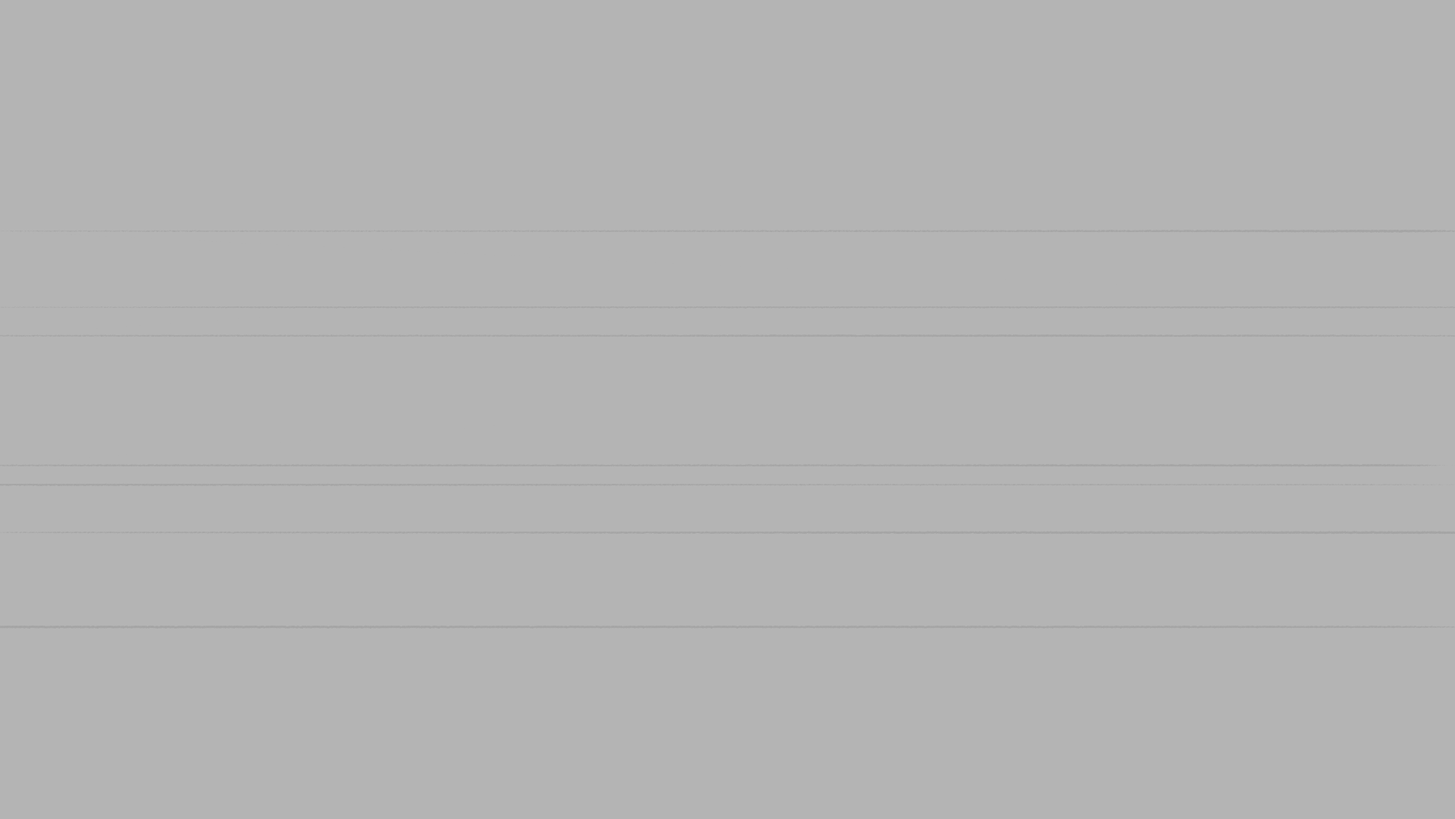
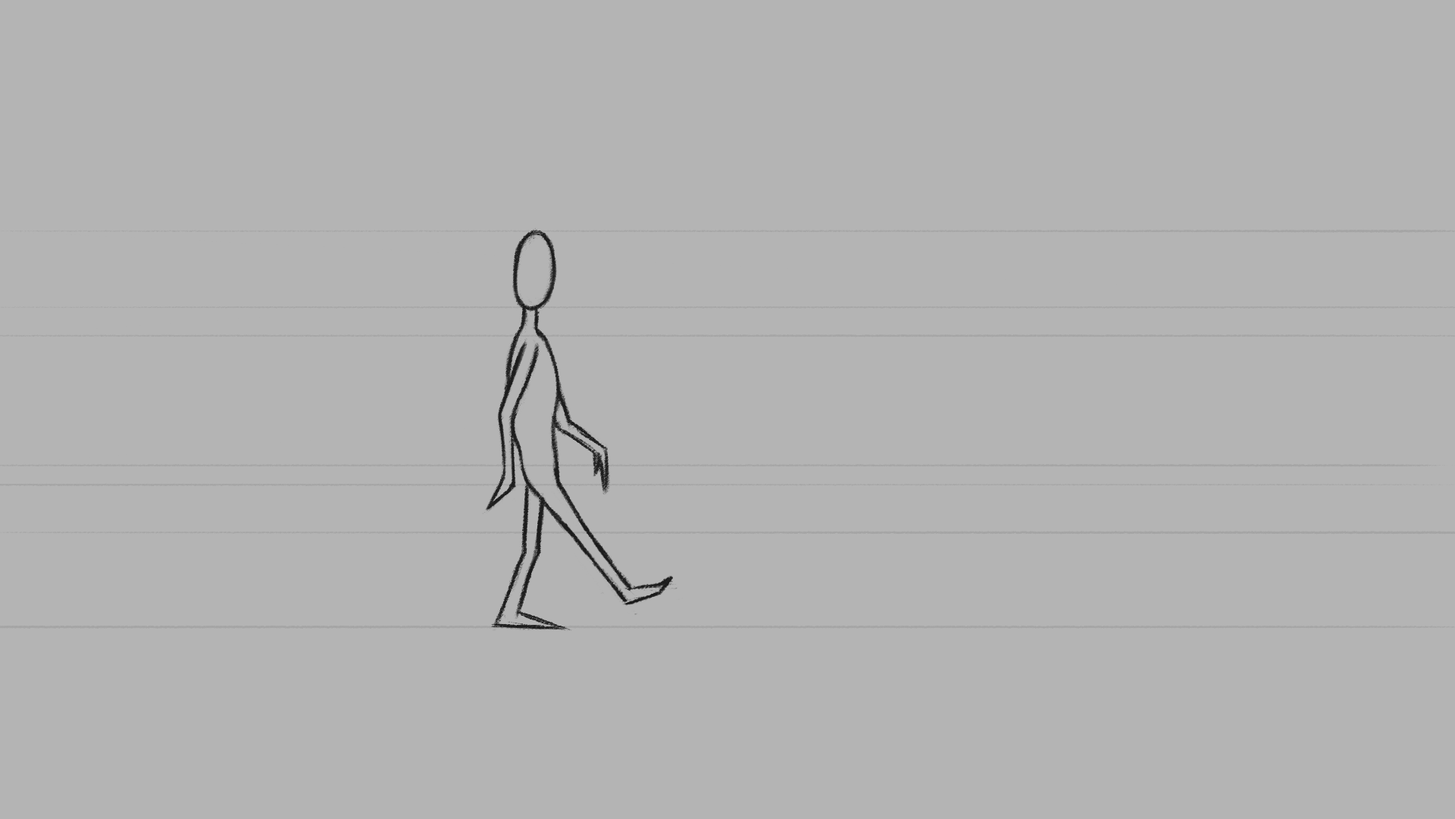
Before/after of a (1455, 819) layered artwork. What changed in the layer stack:
painted on "Stand" over left=482, top=227, right=680, bottom=631
painted on "Walk" over left=523, top=227, right=558, bottom=320
